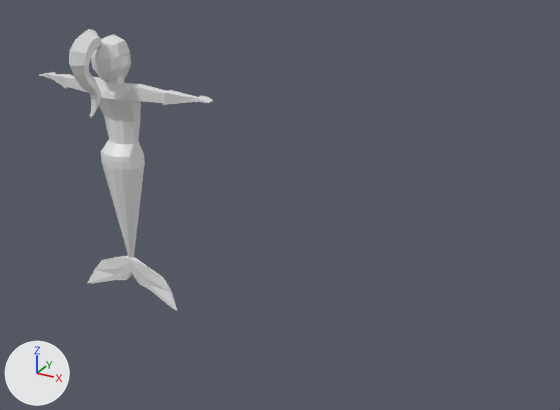
What one commit did to the Blender file Assets/Blender/mermaid/samantha.blend.
Both versions are drawn from a 50 mm camera at (33.5, -38.5, 19.1) aimed at (11.9, 0.8, -0.6). The axes (+X, +Y, +Z) are drawn at lower left. The lights are the same throughout.

The older version as bpy lines, for what is in view:
```python
me_cube_001 = bpy.data.meshes.new('Cube.001')
me_cube_001.from_pydata(...)  # 538 vertices, 552 faces; spans x -7.1..7.1, y -3.8..1.4, z -17.6..2.2
# faces by material slot: [384, 168]
me_cube_001.materials.append(mat_material)  # white #e7e7e7
me_cube_001.materials.append(mat_material_001)  # white #e7e7e7
me_cube_002 = bpy.data.meshes.new('Cube.002')
me_cube_002.from_pydata(...)  # 207 vertices, 192 faces; spans x -7.1..0.0, y -1.3..1.4, z -17.6..1.3
me_cube_002.materials.append(mat_material)  # white #e7e7e7
me_cube_003 = bpy.data.meshes.new('Cube.003')
me_cube_003.from_pydata(...)  # 112 vertices, 100 faces; spans x 0.0..1.1, y -3.8..0.81, z -3.35..2.19
# faces by material slot: [16, 84]
me_cube_003.materials.append(mat_material)  # white #e7e7e7
me_cube_003.materials.append(mat_material_001)  # white #e7e7e7
ob_body_raw = bpy.data.objects.new('Body.Raw', me_cube_002)
ob_body_raw.location = (20.02, 0.0, 7.62)
_m = ob_body_raw.modifiers.new('Mirror', 'MIRROR')
ob_body_raw.hide_set(True)
ob_hair_raw = bpy.data.objects.new('Hair.Raw', me_cube_003)
ob_hair_raw.location = (20.02, 0.0, 7.62)
ob_hair_raw.scale = (-1.0, 1.0, 1.0)
_m = ob_hair_raw.modifiers.new('Mirror', 'MIRROR')
ob_hair_raw.hide_set(True)
ob_mermaid = bpy.data.objects.new('Mermaid', me_cube_001)
ob_mermaid.location = (0.0, 0.0, 7.62)
ob_mermaid.rotation_euler = (3.142, 0.0, 0.0)  # degrees (180, 0, 0)
ob_mermaid.scale = (-1.0, -1.0, -1.0)
```
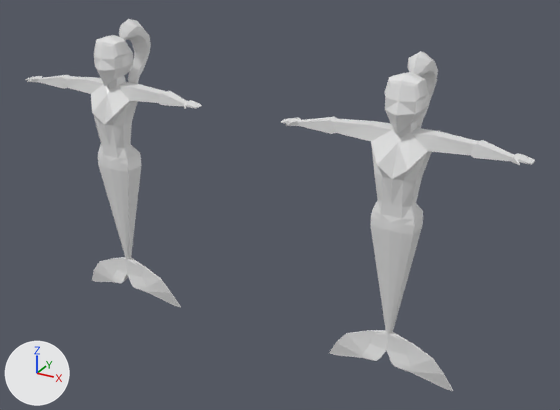
Location of each change, [x1, y1, x2, y2] in pixels of the pictures (560 x 410 px):
'Body.Raw', shown
    after: [281, 83, 535, 391]
'Mermaid', turned, rescaled
    before: [39, 29, 213, 311]
    after: [26, 19, 202, 308]
'Hair.Raw', shown
    after: [385, 51, 438, 128]

Diff of the bpy script that builds the scene:
```diff
--- a/Assets/Blender/mermaid/samantha.blend.py
+++ b/Assets/Blender/mermaid/samantha.blend.py
@@ ob_mermaid @@
 ob_mermaid.location = (0.0, 0.0, 7.62)
-ob_mermaid.rotation_euler = (3.142, 0.0, 0.0)  # degrees (180, 0, 0)
-ob_mermaid.scale = (-1.0, -1.0, -1.0)
+ob_mermaid.rotation_euler = (0.0, 0.0, 3.142)  # degrees (0, 0, 180)
@@ ob_body_raw @@
 ob_body_raw.location = (20.02, 0.0, 7.62)
+ob_body_raw.scale = (1.0, -1.0, 1.0)
 _m = ob_body_raw.modifiers.new('Mirror', 'MIRROR')
-ob_body_raw.hide_set(True)
@@ ob_hair_raw @@
 ob_hair_raw.location = (20.02, 0.0, 7.62)
-ob_hair_raw.scale = (-1.0, 1.0, 1.0)
+ob_hair_raw.scale = (-1.0, -1.0, 1.0)
 _m = ob_hair_raw.modifiers.new('Mirror', 'MIRROR')
-ob_hair_raw.hide_set(True)
```
